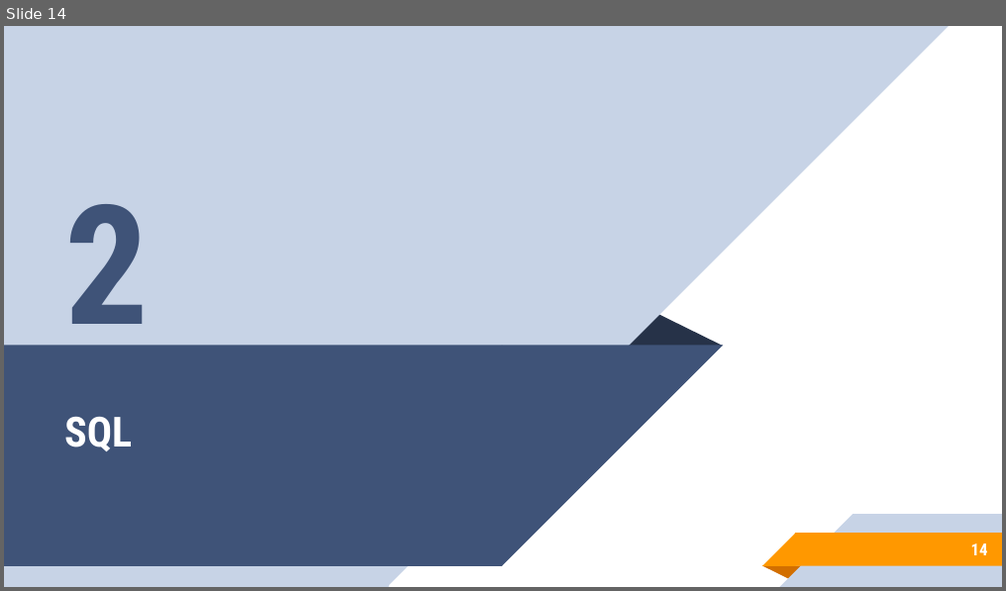
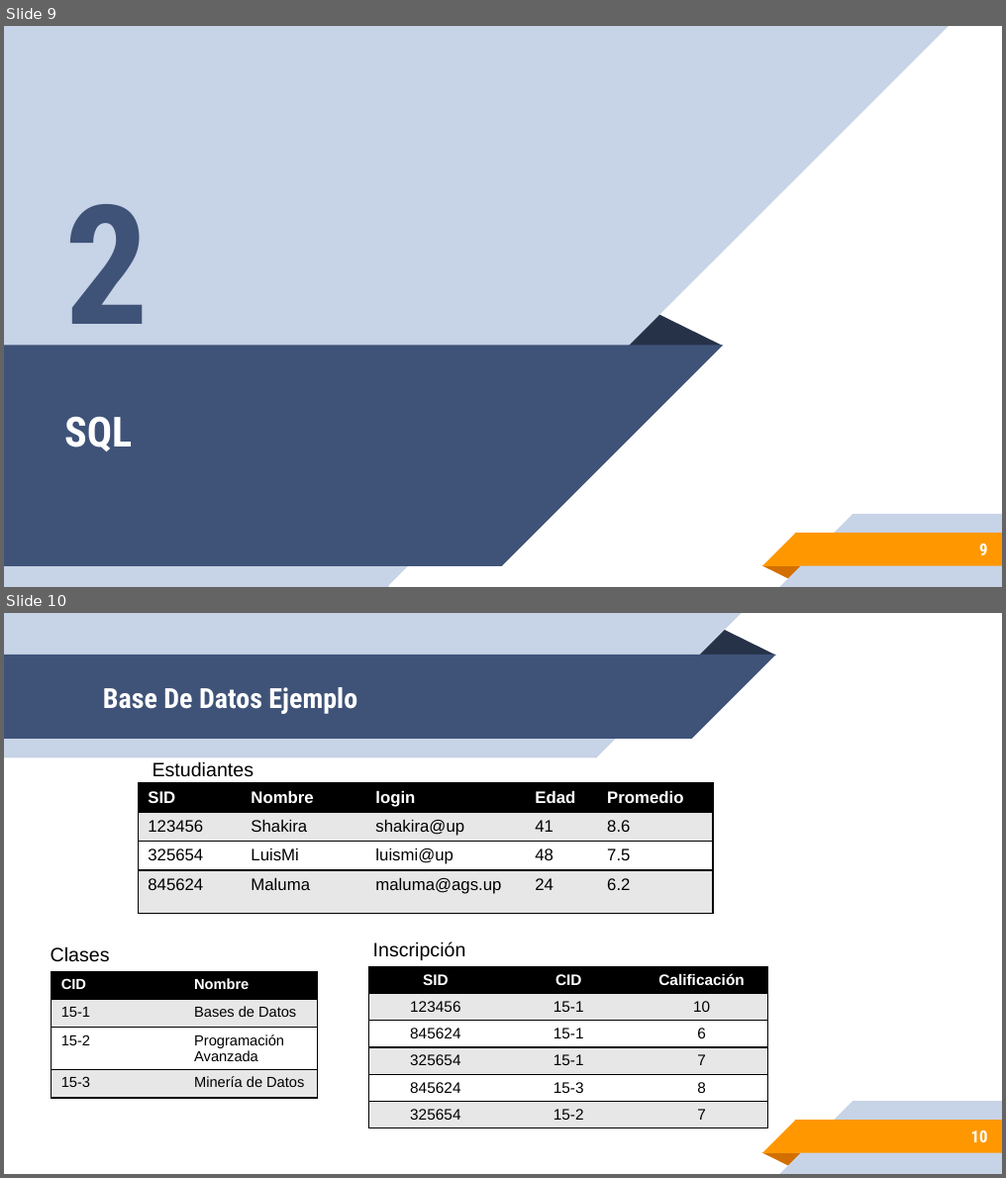
Before and after one commit to leonpalafox/dbclase, a slide deck: Slides/Clase_14_2018.pptx. Shown one above the other, each under a label of ours: slide 14 before the commit, slides 9 and 10 after it. The pictures are 1006x591 and 1006x1178 pixels, drawn with LibreOffice and Linux fonts; fonts in the diff are those of the drawing; background and template pictures are left out. Boxes give left, top, right and bottom in pixels: in the first picture for what was removed or moved away, otherwise in the second. Text is boxed around its words. In the diff, an @@ line names an element or a change of style, - is before the commit and + after.

```diff
--- a/Slides/Clase_14_2018.pptx
+++ b/Slides/Clase_14_2018.pptx
@@ slide 10 added at (x1=4, y1=613, x2=1002, y2=1174), background #FFFFFF; not listed: 5 template elements that a slide beside it also shows @@
@@ group added at (x1=4, y1=613, x2=775, y2=758): 2 rectangles, 2 right triangles, 1 triangle @@
@@ title added at (x1=103, y1=687, x2=357, y2=714), 20 pt, text #FFFFFF, bold @@
+Base De Datos Ejemplo
@@ table added at (x1=138, y1=783, x2=713, y2=916), 4 rows, 5 columns @@
+SID | Nombre | login | Edad | Promedio
+123456 | Shakira | shakira@up | 41 | 8.6
+325654 | LuisMi | luismi@up | 48 | 7.5
+845624 | Maluma | maluma@ags.up | 24 | 6.2
@@ text added at (x1=152, y1=761, x2=254, y2=777), 14 pt, text #000000 @@
+Estudiantes
@@ text added at (x1=51, y1=947, x2=110, y2=962), 14 pt, text #000000 @@
+Clases
@@ table added at (x1=369, y1=966, x2=767, y2=1136), 6 rows, 3 columns @@
+SID | CID | Calificación
+123456 | 15-1 | 10
+845624 | 15-1 | 6
+325654 | 15-1 | 7
+845624 | 15-3 | 8
+325654 | 15-2 | 7
@@ text added at (x1=373, y1=942, x2=466, y2=960), 14 pt, text #000000 @@
+Inscripción
@@ table added at (x1=51, y1=971, x2=317, y2=1100), 4 rows, 2 columns @@
+CID | Nombre
+15-1 | Bases de Datos
+15-2 | Programación Avanzada
+15-3 | Minería de Datos
@@ page number added at (x1=971, y1=1131, x2=988, y2=1143), 12 pt, text #FFFFFF, bold @@
+10
@@ what was slide 14 is now slide 9 @@
@@ page number at (x1=979, y1=544, x2=987, y2=556): text changed @@
-14
+9
```
Also in this commit, not shown: 1 slide changed, 6 other slides added, 18 slides removed, 3 other files.
